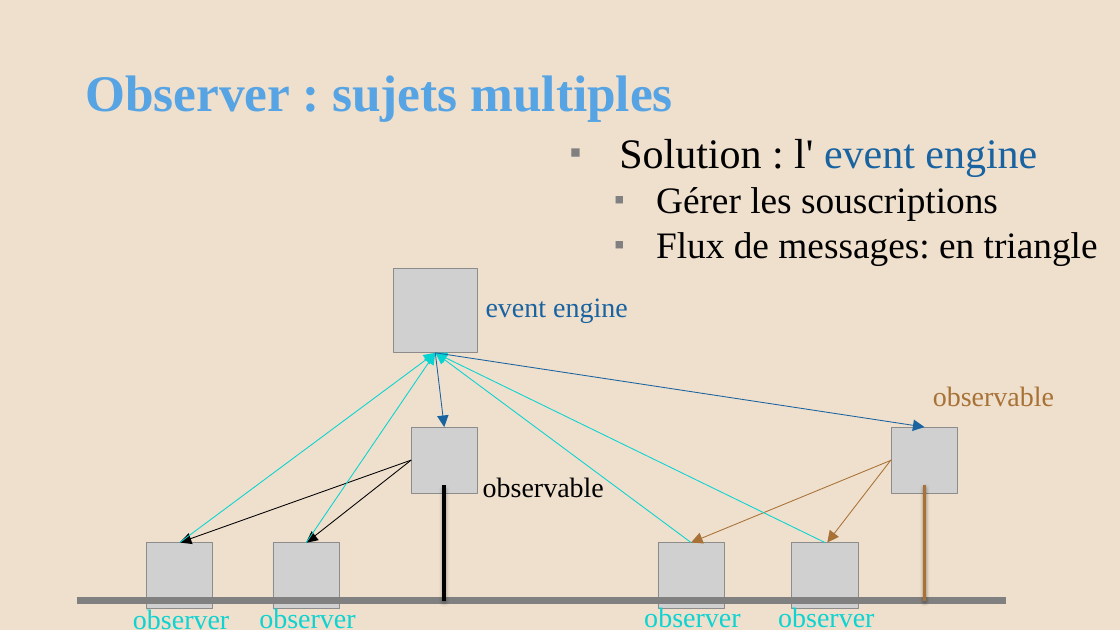
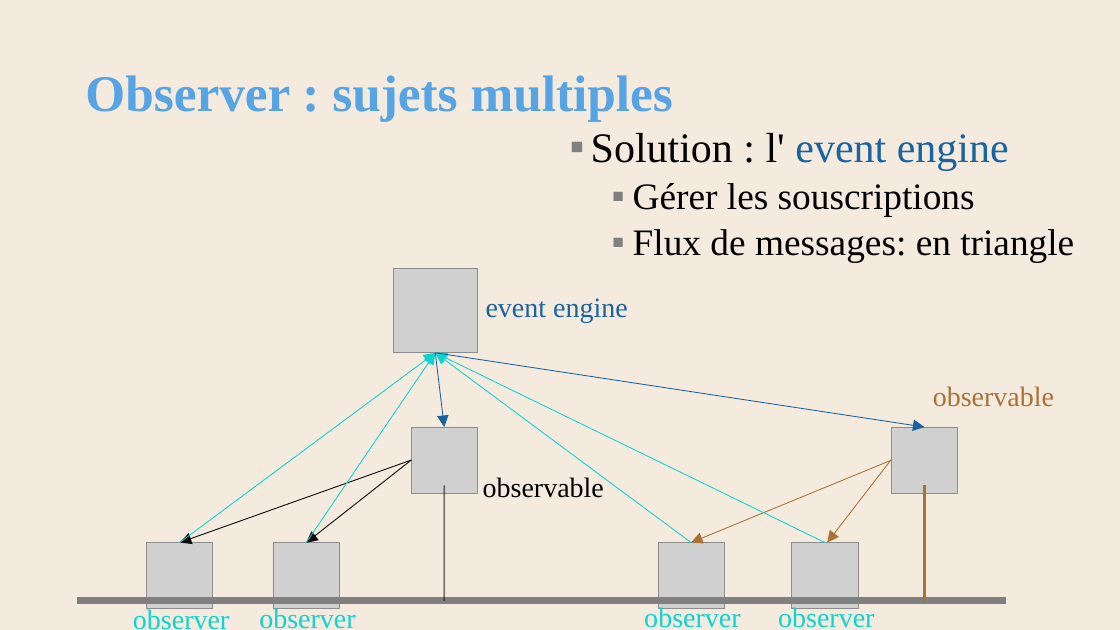
Before and after one commit to AlainWafflard/4IPO3, a slide deck: slide 52 of syllabus/17-POO-design-pattern/17_syllabus.pptx. Drawn at 1120x630 pixels with LibreOffice and Linux fonts; fonts in the diff are those of the drawing; grey boxes stand for pictures; background and template pictures are left out. Boxes give left, top, right and bottom in pixels: in the first picture for what was removed or moved away, otherwise in the second. Text is boxed around its words. In the diff, an @@ line names an element or a change of style, - is before the commit and + after.

```diff
--- a/syllabus/17-POO-design-pattern/17_syllabus.pptx
+++ b/syllabus/17-POO-design-pattern/17_syllabus.pptx
@@ background #EFDFCD to #F5EADE @@
@@ text "Solution : l' event engine" at (591,133,1074,263): indent changed; line spacing 1 to 0.9; more space between paragraphs @@
@@ arrow (435, 353) - (180, 543): stroke #08D3D1 0.75 pt to #0DD3D1 0.75 pt @@
@@ arrow (435, 353) - (306, 543): stroke #08D3D1 0.75 pt to #0DD3D1 0.75 pt @@
@@ arrow (435, 353) - (825, 543): stroke #08D3D1 0.75 pt to #0DD3D1 0.75 pt @@
@@ arrow (435, 353) - (691, 543): stroke #08D3D1 0.75 pt to #0DD3D1 0.75 pt @@
@@ line (444, 486) - (444, 601): stroke #000000 3 pt to #000000 1.35 pt @@
```
Also in this commit, not shown: 67 other slides changed, 33 other files.
